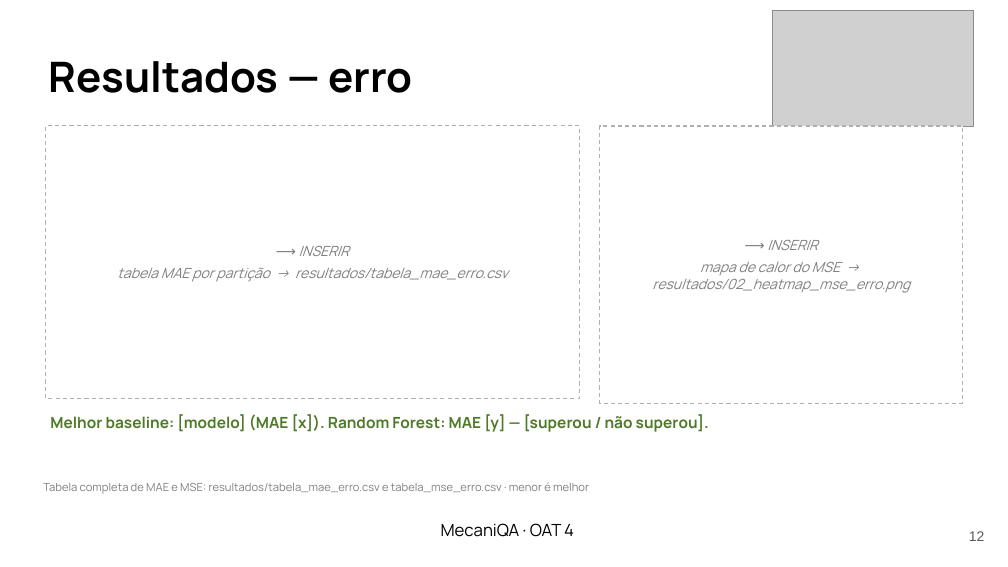
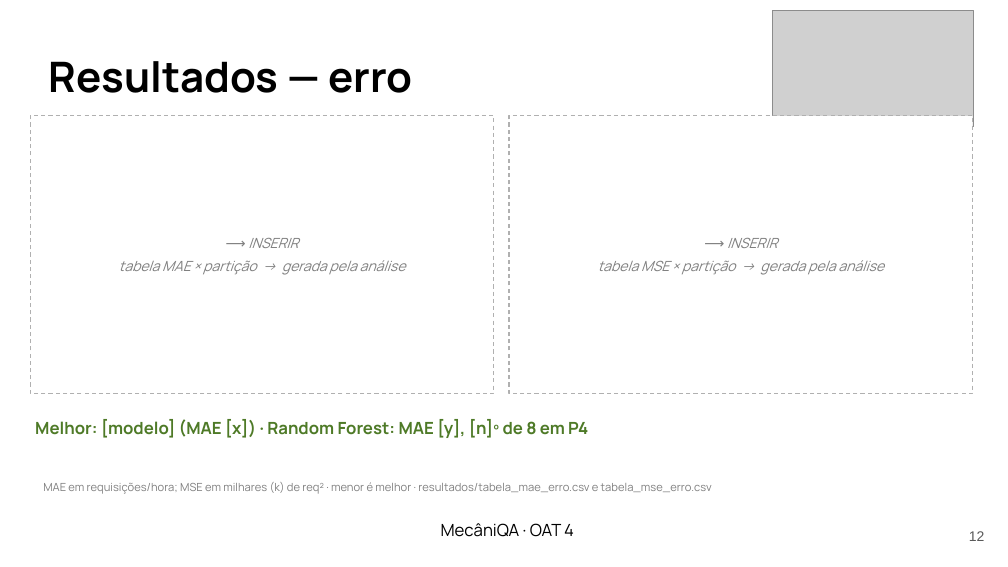
Before and after one commit to LenilsonSoares/mecaniQA-nuvem-macapa, a slide deck: slide 12 of oat4/apresentacao/mecaniQA_oat4_macapa.pptx. Drawn at 1008x567 pixels with LibreOffice and Linux fonts; fonts in the diff are those of the drawing; grey boxes stand for pictures. Boxes give left, top, right and bottom in pixels: in the first picture for what was removed or moved away, otherwise in the second. Text is boxed around its words. In the diff, an @@ line names an element or a change of style, - is before the commit and + after.

Commit message:
feat(oat4): ajustes do debate (Codex, avaliador e revisor técnico)
- slides: prints maiores, slide próprio para a série de erro, tabela de MSE
  legível, conclusão explica por que o RF ganhou ou perdeu, falas prontas
- análise: horas sem dado preenchidas só com o passado e fora das métricas;
  sem a feature dia da semana (apenas 4 dias de coleta)
- coleta: linha rotulada pelo início da hora e horas com raspagem parcial
  marcadas como sem dado
- run.sh e README: o gerador roda só no container (evita tráfego dobrado)

```diff
--- a/oat4/apresentacao/mecaniQA_oat4_macapa.pptx
+++ b/oat4/apresentacao/mecaniQA_oat4_macapa.pptx
@@ rectangle: place and size @@
-rectangle at [45,126,580,398]
+rectangle at [30,116,494,393]
@@ text "⟶ INSERIR": place and size @@
-text "⟶ INSERIR" at [117,246,508,282]
+text "⟶ INSERIR" at [119,238,406,275]
@@ rectangle: place and size @@
-rectangle at [600,126,963,403]
+rectangle at [509,116,973,393]
@@ text "⟶ INSERIR": place and size @@
-text "⟶ INSERIR" at [652,240,910,293]
+text "⟶ INSERIR" at [598,238,884,275]
@@ text at [119,260,406,275]: text changed @@
-tabela MAE por partição → resultados/tabela_mae_erro.csv
+tabela MAE × partição → gerada pela análise
@@ text at [598,260,884,275]: text changed @@
-mapa de calor do MSE → resultados/02_heatmap_mse_erro.png
+tabela MSE × partição → gerada pela análise
@@ text at [35,419,588,438]: text changed; size 11 to 12 pt @@
-Melhor baseline: [modelo] (MAE [x]). Random Forest: MAE [y] — [superou / não superou].
+Melhor: [modelo] (MAE [x]) · Random Forest: MAE [y], [n]º de 8 em P4
@@ text at [43,482,712,494]: text changed @@
-Tabela completa de MAE e MSE: resultados/tabela_mae_erro.csv e tabela_mse_erro.csv · menor é melhor
+MAE em requisições/hora; MSE em milhares (k) de req² · menor é melhor · resultados/tabela_mae_erro.csv e tabela_mse_erro.csv
@@ text at [441,523,574,537]: text changed @@
-MecaniQA · OAT 4
+MecâniQA · OAT 4
```
Also in this commit, not shown: 15 other slides changed, 1 slide added, 6 other files.
